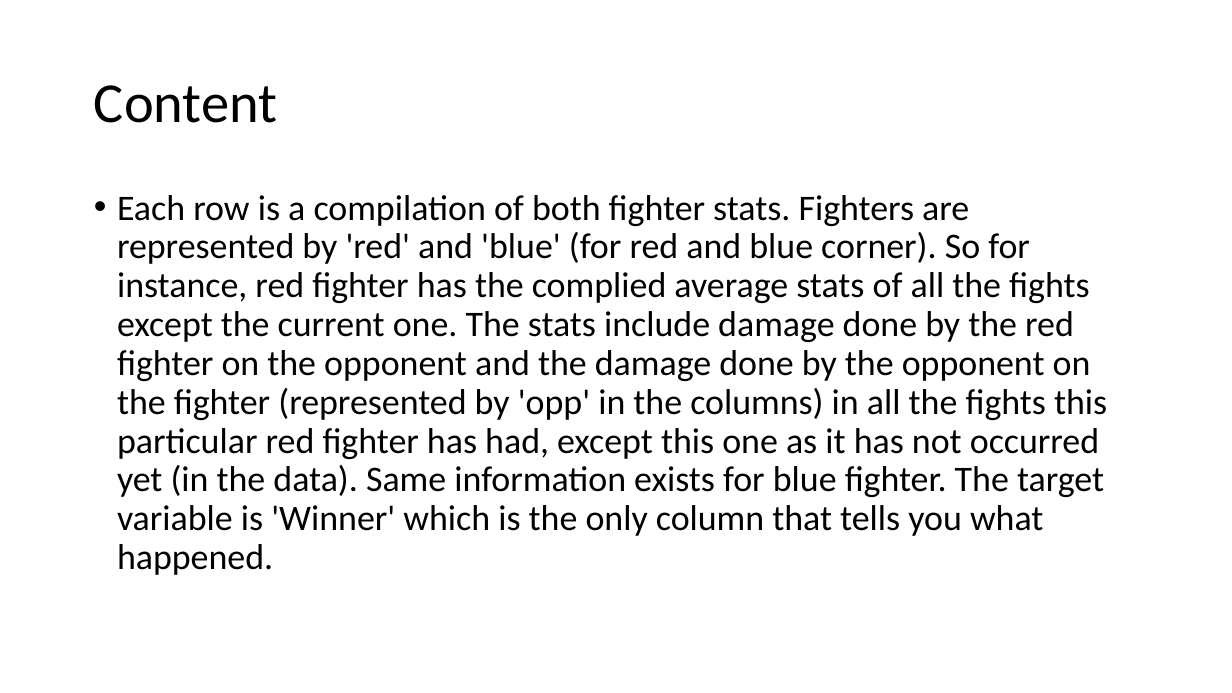
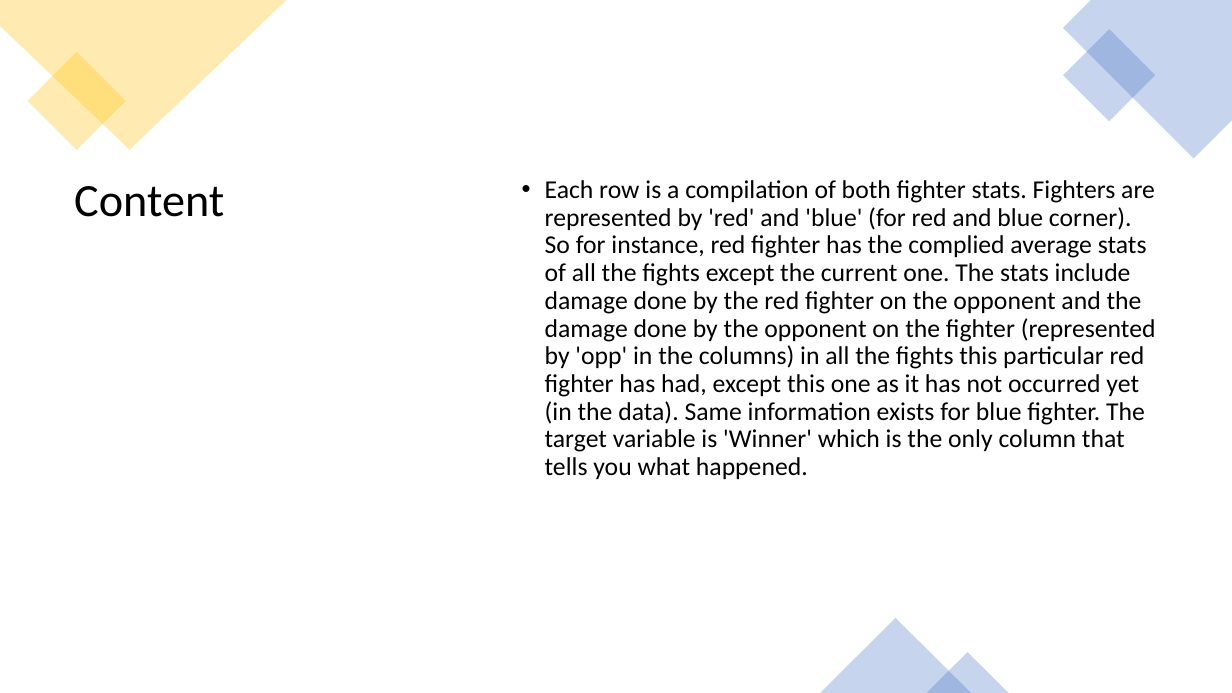
Before and after one commit to Rich-Hamilton88/machine_learning_project, a slide deck: slide 18 of Machine Learning Project/UFC.pptx (slide 15 before the commit). Drawn at 1232x693 pixels with LibreOffice and Linux fonts; fonts in the diff are those of the drawing. Boxes give left, top, right and bottom in pixels: in the first picture for what was removed or moved away, otherwise in the second. Text is boxed around its words. In the diff, an @@ line names an element or a change of style, - is before the commit and + after.

```diff
--- a/Machine Learning Project/UFC.pptx
+++ b/Machine Learning Project/UFC.pptx
@@ freeform shape added at (x1=0, y1=0, x2=287, y2=150), fill #FFC000 at 30% opacity @@
@@ freeform shape added at (x1=1063, y1=0, x2=1232, y2=159), fill #4472C4 at 30% opacity @@
@@ rectangle added at (x1=1063, y1=29, x2=1156, y2=122), fill #4472C4 at 30% opacity @@
@@ rectangle added at (x1=27, y1=52, x2=125, y2=150), fill #FFC000 at 30% opacity @@
@@ title "Content" moved from (x1=94, y1=85, x2=277, y2=123) to (x1=74, y1=186, x2=224, y2=217) @@
@@ title "Content" at (x1=74, y1=186, x2=224, y2=217): size 44 to 36 pt; vertical alignment middle to top @@
@@ text "Each row is a compilation ..." moved from (x1=117, y1=195, x2=1107, y2=575) to (x1=545, y1=180, x2=1156, y2=479) @@
@@ text "Each row is a compilation ..." at (x1=545, y1=180, x2=1156, y2=479): size 28 to 20 pt @@
@@ triangle added at (x1=821, y1=618, x2=971, y2=693), fill #4472C4 at 30% opacity @@
@@ triangle added at (x1=927, y1=653, x2=1009, y2=693), fill #4472C4 at 30% opacity @@
```
Also in this commit, not shown: 8 other slides changed, 9 slides added, 6 slides removed, 1 other file.
